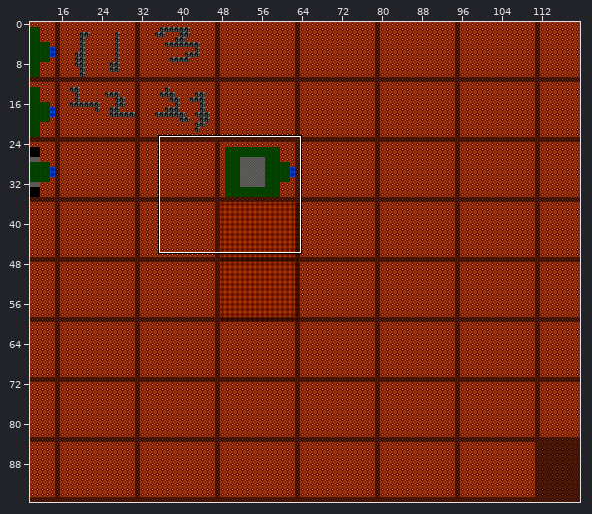
Two versions of a level (Tiled map, levels/lvl1.tmx). Above, an overview of the earlier version with the close-up marked.
Close-up. Old version:
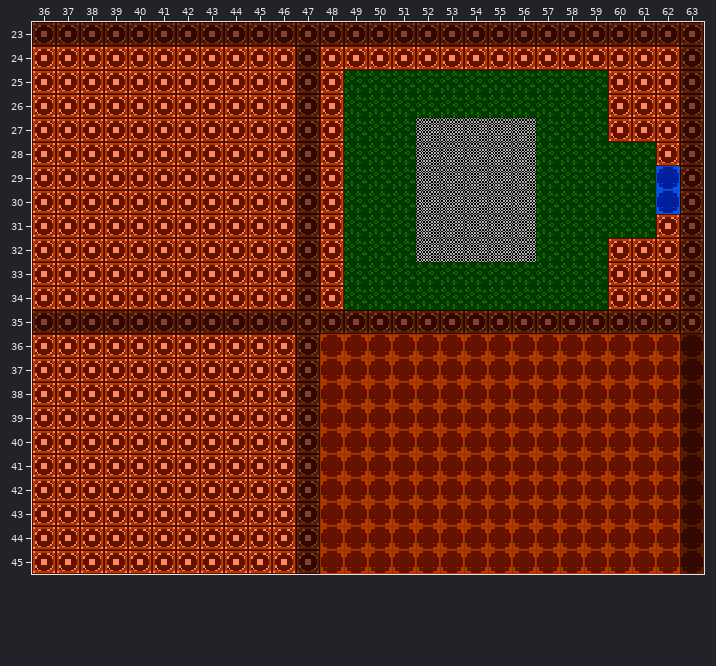
Cells are 16x16 px. Shown: x 36..63, y 23..45. The commit also changed other parts of the map, which this record leaves out.
After:
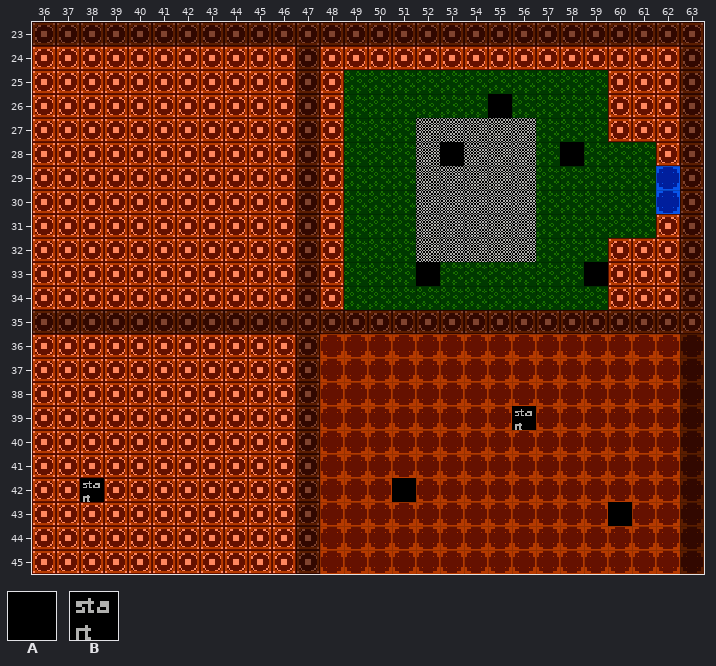
Key: from "Main": A 63; from "Sprites": B 0.
_ is an empty cell.
Tiles of an added or newly shown layer are drawn over the layers below it.
Difference:
Changed rows in their new state; . is an unchanged cell.
Layer "Sprite Layer" (now shown):
first column x 53:
26 ..A...
28 A....A
first column x 52:
33 A......A
first column x 38:
39 ..................B....
42 B............A.........
43 ......................A
